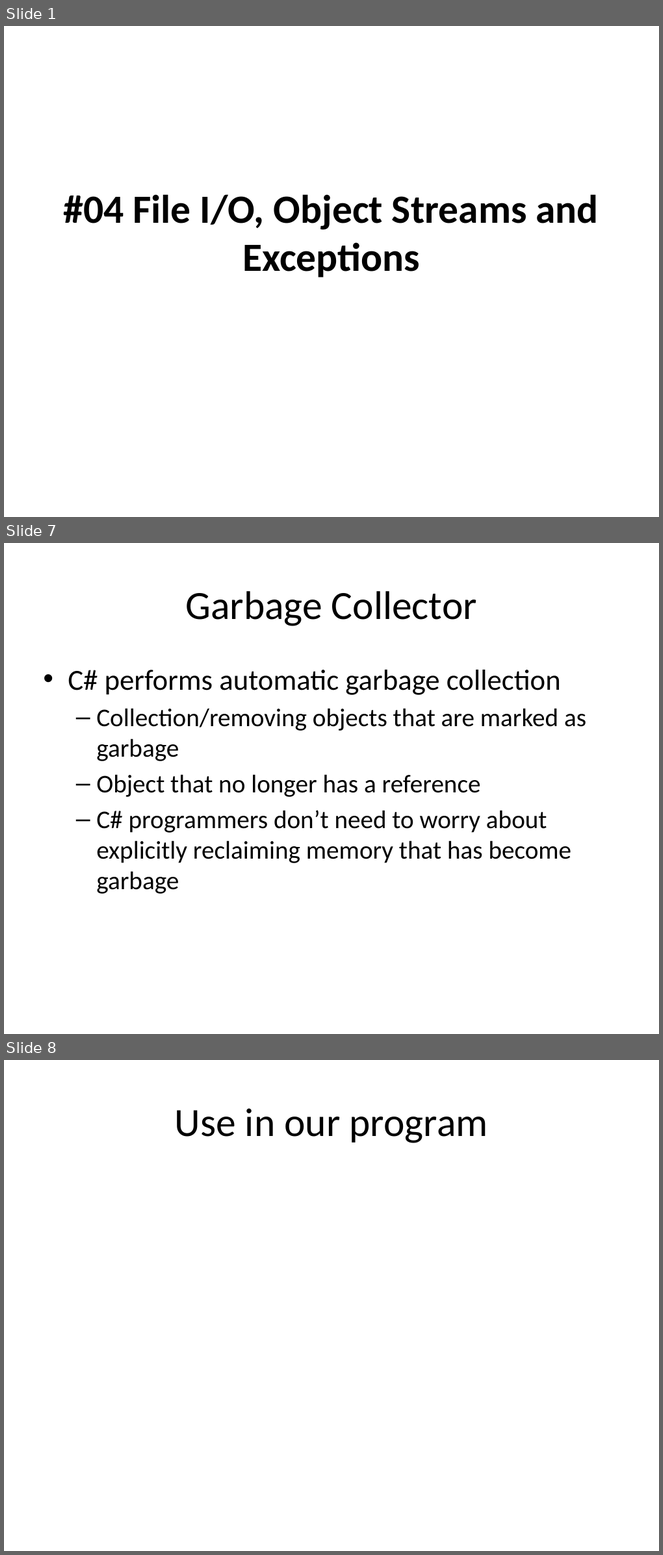
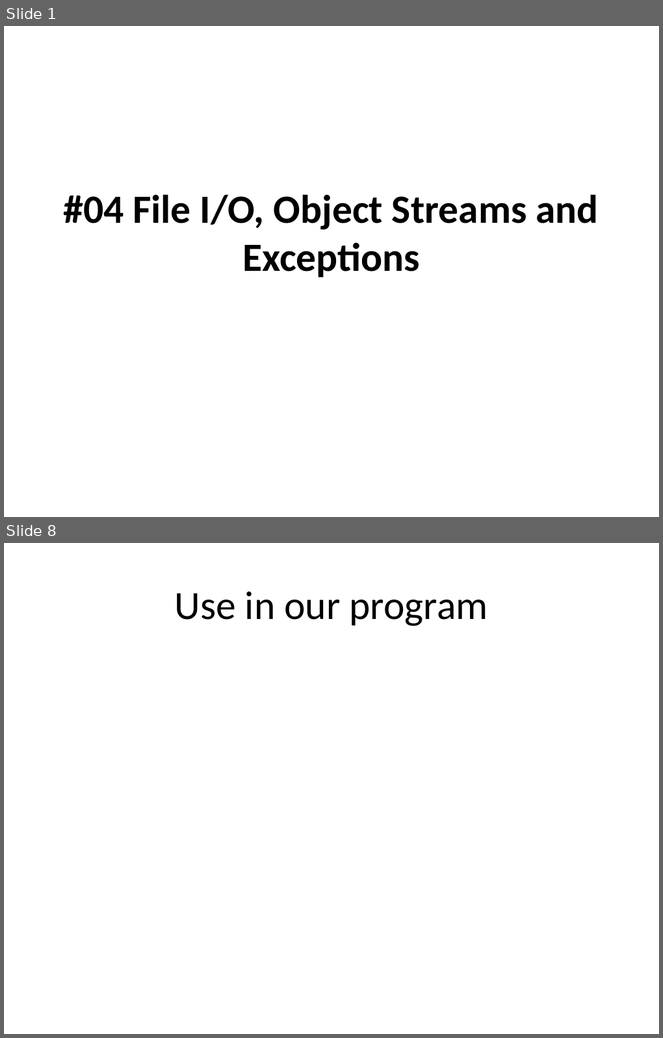
Before and after one commit to isurup/kalle-martin-group, a slide deck: OOPExam/04 File IO, Object Streams and Exceptions.pptx. Shown one above the other, each under a label of ours: slides 1, 7 and 8 before the commit, slides 1 and 8 after it; the slides between them are not shown. The pictures are 663x1555 and 663x1038 pixels, drawn with LibreOffice and Linux fonts; fonts in the diff are those of the drawing. Boxes give left, top, right and bottom in pixels: in the first picture for what was removed or moved away, otherwise in the second. Text is boxed around its words. In the diff, an @@ line names an element or a change of style, - is before the commit and + after.

```diff
--- a/OOPExam/04 File IO, Object Streams and Exceptions.pptx
+++ b/OOPExam/04 File IO, Object Streams and Exceptions.pptx
@@ slide 7 removed at (x1=4, y1=543, x2=659, y2=1034), background #FFFFFF @@
@@ title removed at (x1=185, y1=591, x2=477, y2=626) @@
-Garbage Collector
@@ text removed at (x1=68, y1=670, x2=586, y2=894) @@
-• C# performs automatic garbage collection
-  – Collection/removing objects that are marked as garbage
-  – Object that no longer has a reference
-  – C# programmers don’t need to worry about explicitly reclaiming memory that has become garbage
```
Also in this commit, not shown: 3 slides changed, 3 slides added, 2 other slides removed.
